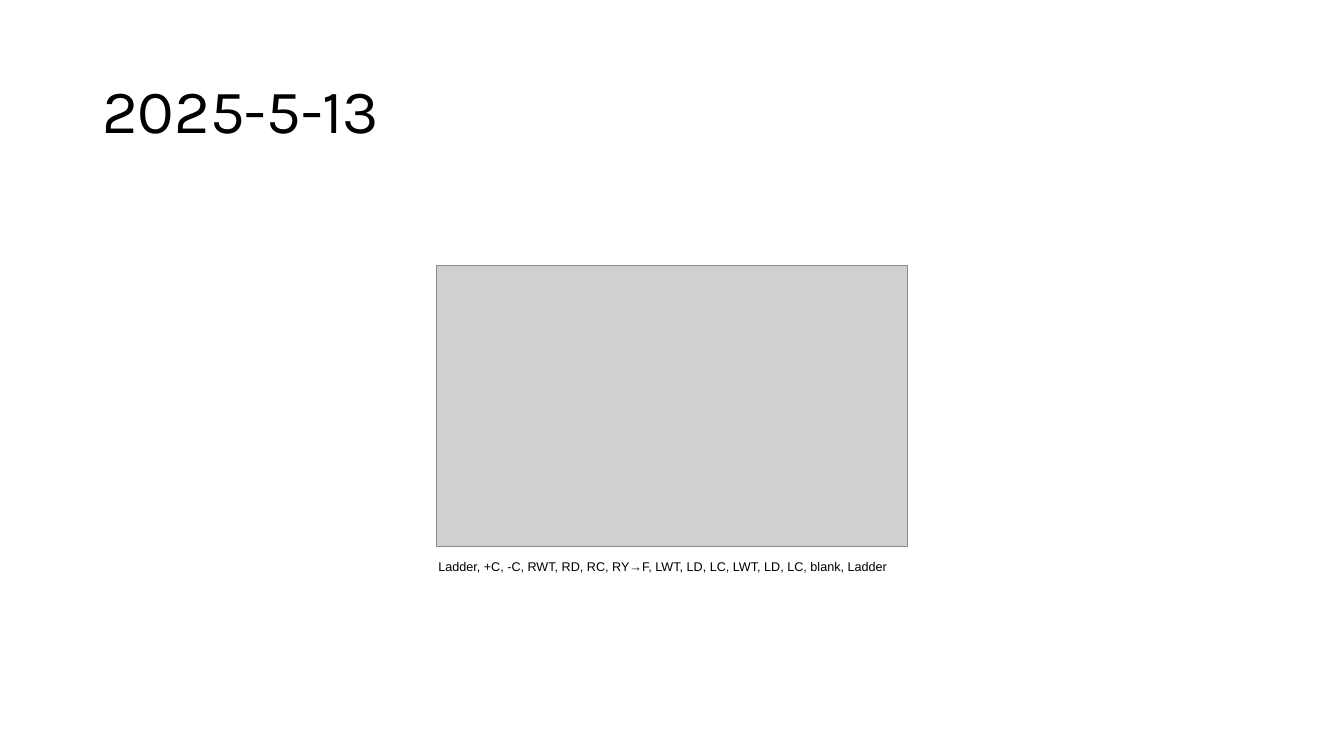
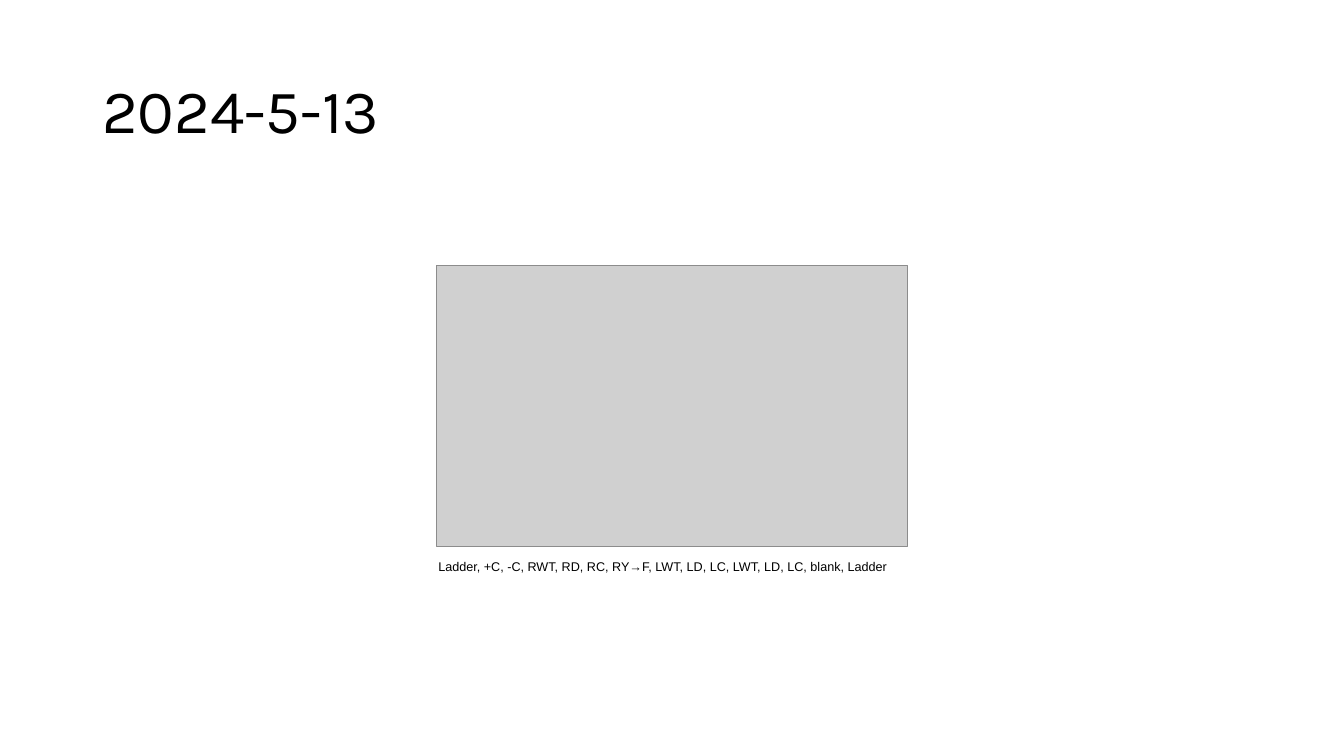
Before and after one commit to gjowl/Thesis, a slide deck: slide 2 of van_der_Waals_Paper/figures/Supp._WESTERNS/westerns.pptx. Drawn at 1344x756 pixels with LibreOffice and Linux fonts; fonts in the diff are those of the drawing; grey boxes stand for pictures. Boxes give left, top, right and bottom in pixels: in the first picture for what was removed or moved away, otherwise in the second. Text is boxed around its words. In the diff, an @@ line names an element or a change of style, - is before the commit and + after.

```diff
--- a/van_der_Waals_Paper/figures/Supp._WESTERNS/westerns.pptx
+++ b/van_der_Waals_Paper/figures/Supp._WESTERNS/westerns.pptx
@@ title at (102, 93, 378, 134): text changed @@
-2025-5-13
+2024-5-13
```
Also in this commit, not shown: 35 other files.
